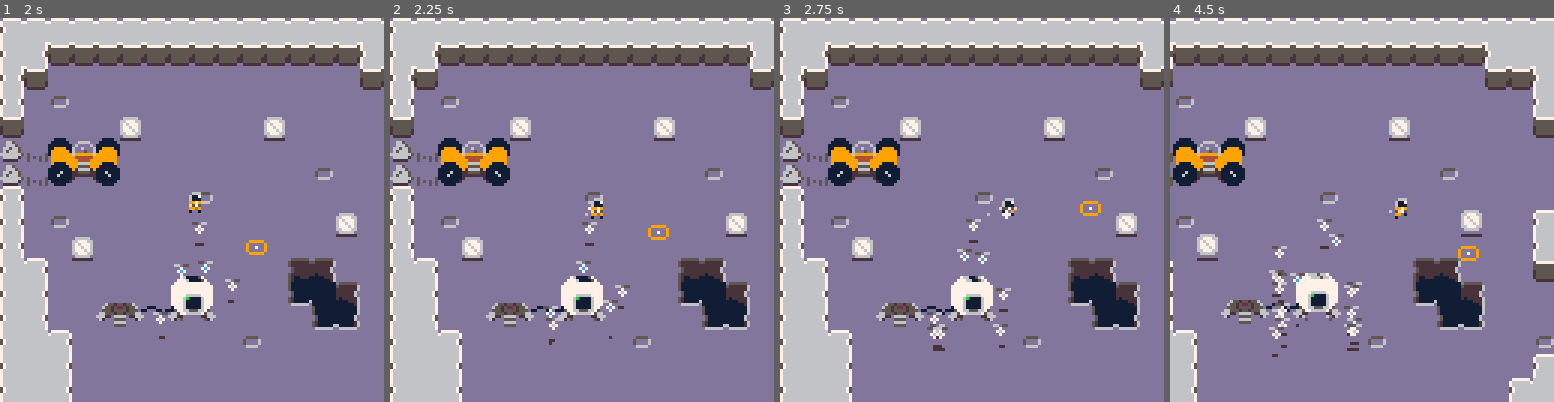
Above: before the commit, frames 1-4 (left to right).
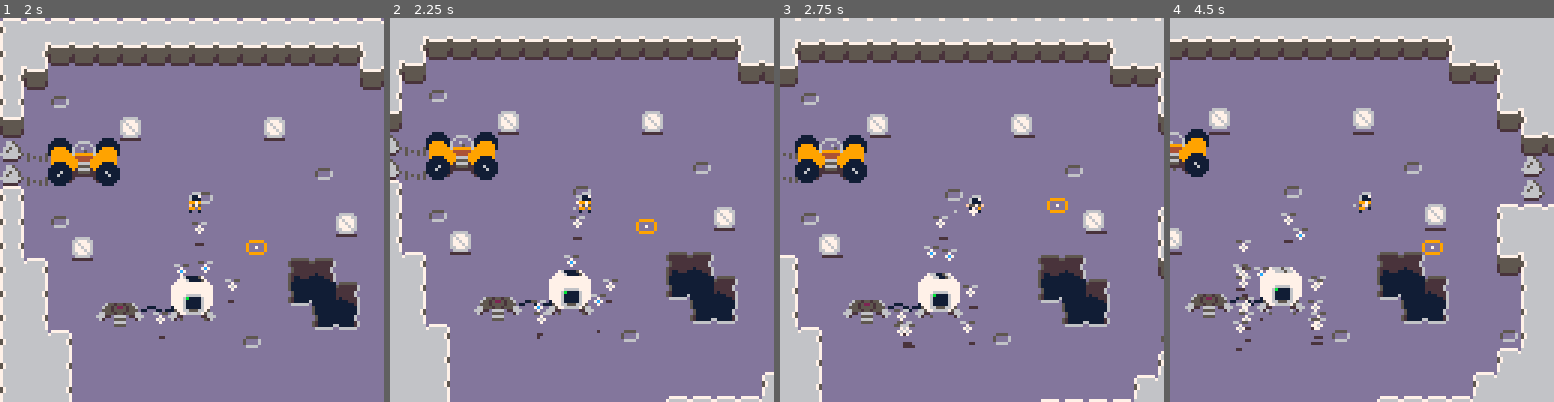
Above: after the commit, the same moments.

Repository: kevinthompson/moonbreak-p8
Game: PICO-8 cartridge moonbreak.p8
Same seed, same stepped clock (60 frames per second), same inputs: the game is played once before the commit and once after it.
Inputs:
- Up to frame 1 (2 s): tap X (X key) at 0.33, 1.07, 1.85 s; tap O (Z key) at 0.7, 1.7 s; hold Right from 1.6 s (still down)
- Up to frame 2 (2.25 s): release Right at 2.1 s; tap O (Z key) at 2.1 s; hold Up from 2.15 s (still down)
- Up to frame 3 (2.75 s): release Up at 2.42 s; hold Right from 2.47 s (still down); tap O (Z key) at 2.5 s
- Up to frame 4 (4.5 s): tap O (Z key) every 0.4 s from 2.9 to 4.1 s; tap X (X key) at 2.97, 4.08 s; release Right at 3.03 s; hold Left 3.08-3.58 s; hold Down 3.63-3.97 s; hold Right from 4.02 s (still down)

Frame 1 is identical in both runs. In frame 2, 21% of the frame differs, in the area x 0-100%, y 0-100%; in frame 3, 27%; in frame 4, 30%.

Commit message:
chore: simplify camera logic to remove jitter

Diff:
--- a/scripts/entities/camera.lua
+++ b/scripts/entities/camera.lua
@@ -1,16 +1,10 @@
 _camera = camera
 camera = entity:new({
-  x = player.x,
-  y = player.y,
-
-  hitbox = { -12, 12, -12, 12 },
+  layer = -10,
 
   draw = function(_ENV)
-    if not _ENV:entity_collide(x,y,player) then
-      local a = atan2(player.x - x, player.y - y)
-      x = mid(64, x + cos(a) * player.speed, 896)
-      y = mid(64, y + sin(a) * player.speed, 384)
-    end
+    x = mid(64, player.x, 896)
+    y = mid(64, player.y, 384)
 
     _camera(x - 64, y - 64)
   end
